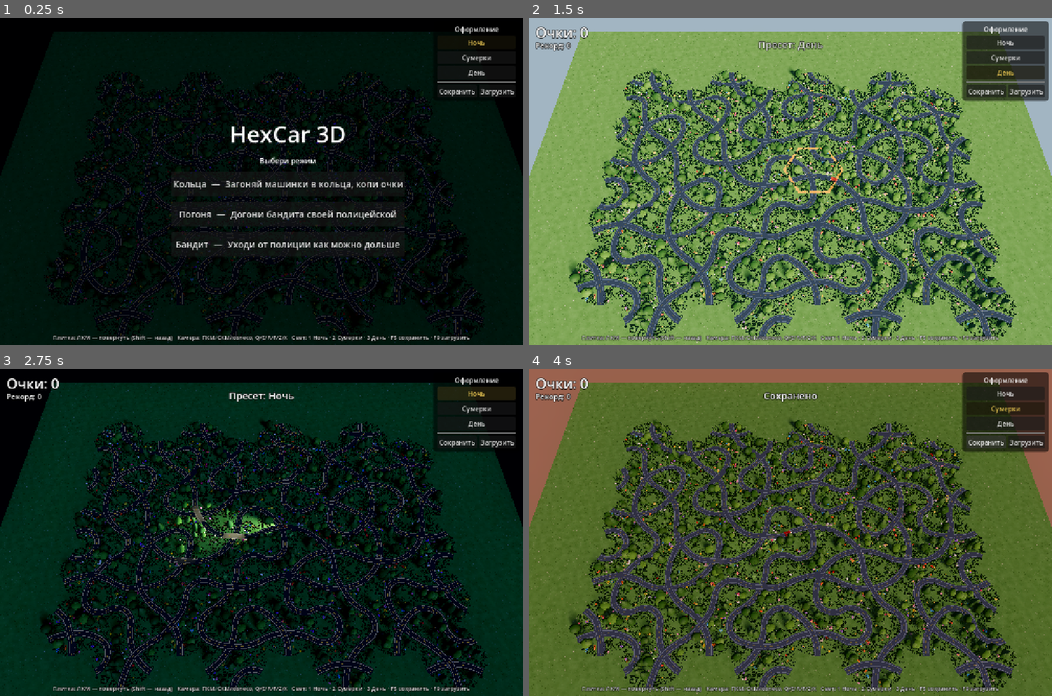
Above: before the commit, frames 1-4 (two rows, left to right).
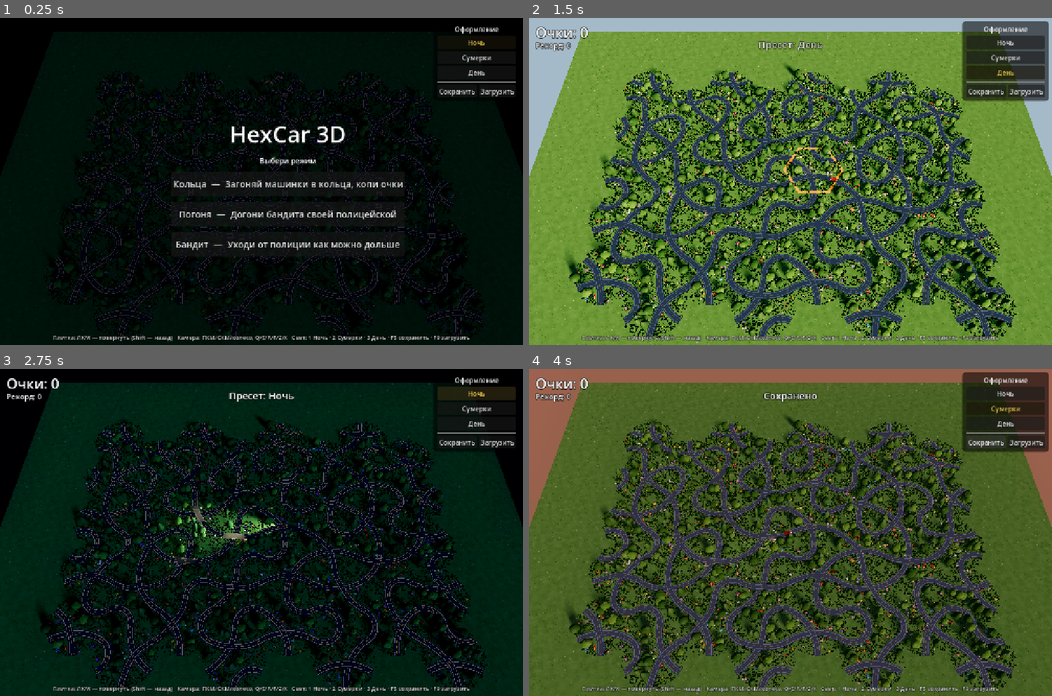
Above: after the commit, the same moments.

Repository: SashkoSoft/hexcar
Game: Godot game, scene res://Main.tscn
Same seed, same stepped clock (60 frames per second), same inputs: the game is played once before the commit and once after it.
Inputs:
- Up to frame 1 (0.25 s): no input
- Up to frame 2 (1.5 s): click "День" at 0.5 s; click "Кольца — Загоняй машинки в ко…" at 1.25 s
- Up to frame 3 (2.75 s): click "Ночь" at 2 s
- Up to frame 4 (4 s): click "Сумерки" at 2.75 s; click "Сохранить" at 3.5 s

The runs differ from the first frame. In frame 1, less than 0.1% of the frame differs, in the area x 10-90%, y 18-90%; in frame 2, 59%, in the area x 0-100%, y 4-100%; in frame 3, 0.7%; in frame 4, 2.0%.

Commit message:
Режим «День»: контрастнее, длиннее тени, теплее свет
- ambient_energy 0.40→0.30 и contrast 1.05→1.15 — больше контраста
- солнце ниже к горизонту (-22°→-15°) — тени длиннее
- moon_color теплее (1.0,0.80,0.50), saturation 1.08

Co-Authored-By: Claude Opus 4.8 (1M context) <noreply@anthropic.com>

Diff:
--- a/godot/Main.gd
+++ b/godot/Main.gd
@@ -154,14 +154,14 @@
 		"sun": 0.5,
 	},
 	"День": {
-		"ambient_color": Color(0.50, 0.59, 0.74), "ambient_energy": 0.40,
-		"moon_color": Color(1.0, 0.84, 0.58), "moon_energy": 1.8,
+		"ambient_color": Color(0.50, 0.59, 0.74), "ambient_energy": 0.30,
+		"moon_color": Color(1.0, 0.80, 0.50), "moon_energy": 1.9,
 		"glow_intensity": 0.25, "glow_bloom": 0.05, "glow_threshold": 1.1,
 		"sky_top": Color(0.20, 0.40, 0.72), "sky_horizon": Color(0.66, 0.78, 0.88), "star": 0.0,
 		"hl_energy": 5.0, "hl_range": 180.0, "hl_angle": 30.0, "hl_color": Color(1.0, 0.97, 0.85),
 		"highlight_emission": 0.7,
 		# тёплое солнце + чёткие тени (низкий ambient), AgX гасит пересветы
-		"tonemap": "agx", "exposure": 0.95, "contrast": 1.05, "saturation": 1.05, "brightness": 1.0,
+		"tonemap": "agx", "exposure": 0.95, "contrast": 1.15, "saturation": 1.08, "brightness": 1.0,
 		"sun": 1.0,
 	},
 }
@@ -1578,7 +1578,7 @@
 
 	# направленный свет (луна/солнце — цвет и яркость из пресета)
 	moon = DirectionalLight3D.new()
-	moon.rotation = Vector3(deg_to_rad(-22.0), deg_to_rad(35.0), 0.0)  # низко к горизонту — солнце видно, тени длинные
+	moon.rotation = Vector3(deg_to_rad(-15.0), deg_to_rad(35.0), 0.0)  # ниже к горизонту — солнце видно, тени длиннее
 	moon.shadow_enabled = true
 	moon.directional_shadow_max_distance = 3000.0
 	moon.directional_shadow_blend_splits = true
